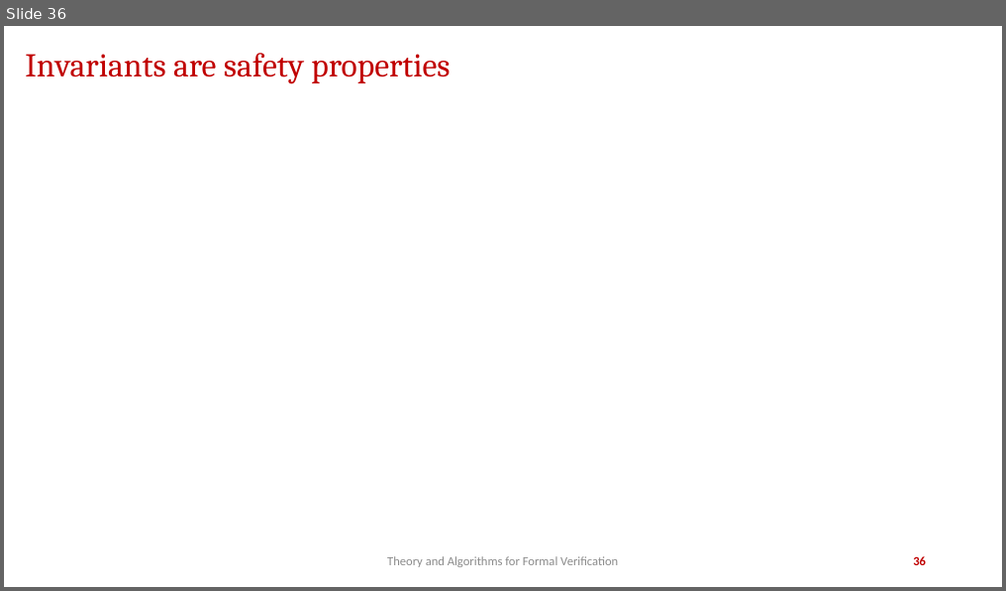
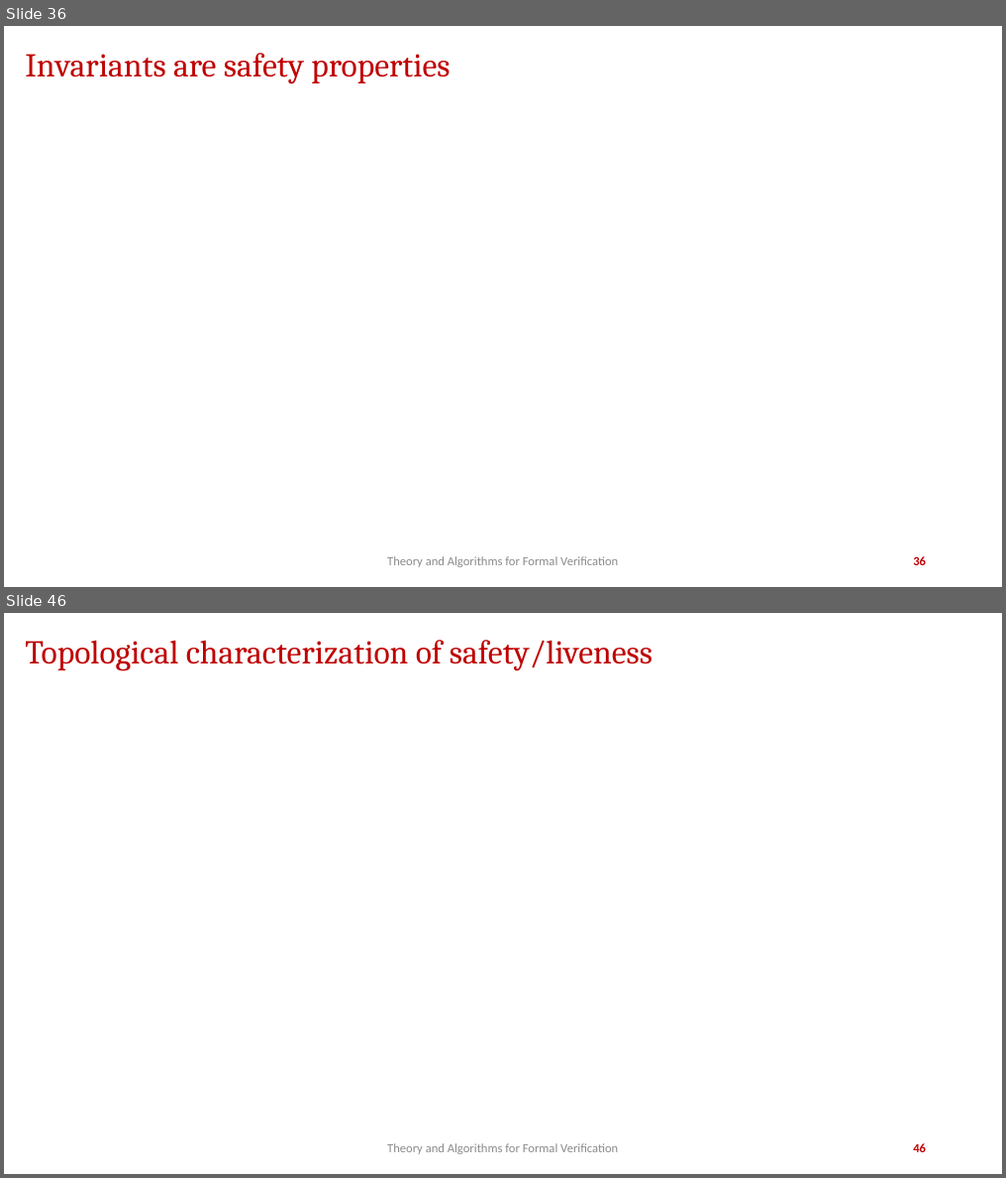
Before and after one commit to jdeshmukh/jdeshmukh.github.io, a slide deck: teaching/fvTheorySlides/SafetyLiveness.pptx. Shown one above the other, each under a label of ours: slide 36 before the commit, slides 36 and 46 after it; the slides between them are not shown. The pictures are 1006x591 and 1006x1178 pixels, drawn with LibreOffice and Linux fonts; fonts in the diff are those of the drawing; grey boxes stand for pictures; background and template pictures are left out. Boxes give left, top, right and bottom in pixels: in the first picture for what was removed or moved away, otherwise in the second. Text is boxed around its words. In the diff, an @@ line names an element or a change of style, - is before the commit and + after.

```diff
--- a/teaching/fvTheorySlides/SafetyLiveness.pptx
+++ b/teaching/fvTheorySlides/SafetyLiveness.pptx
@@ slide 46 added at (4,613,1002,1174), background #FFFFFF @@
@@ title added at (25,640,652,671), 32 pt, text #C00000 @@
+Topological characterization of safety/liveness
@@ text added at (387,1144,618,1155), 12 pt, text #8C8C8C @@
+Theory and Algorithms for Formal Verification
@@ page number added at (913,1144,926,1153), 12 pt, text #C00000, bold @@
+46
```
Also in this commit, not shown: 12 other slides added, 3 other files.
